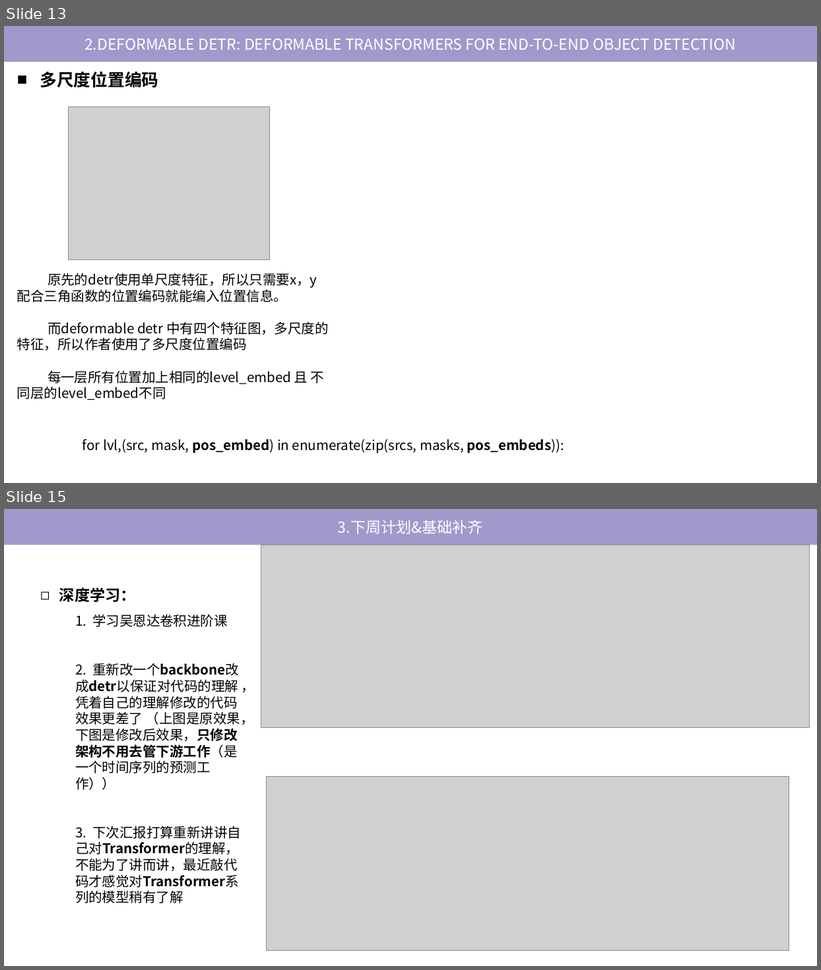
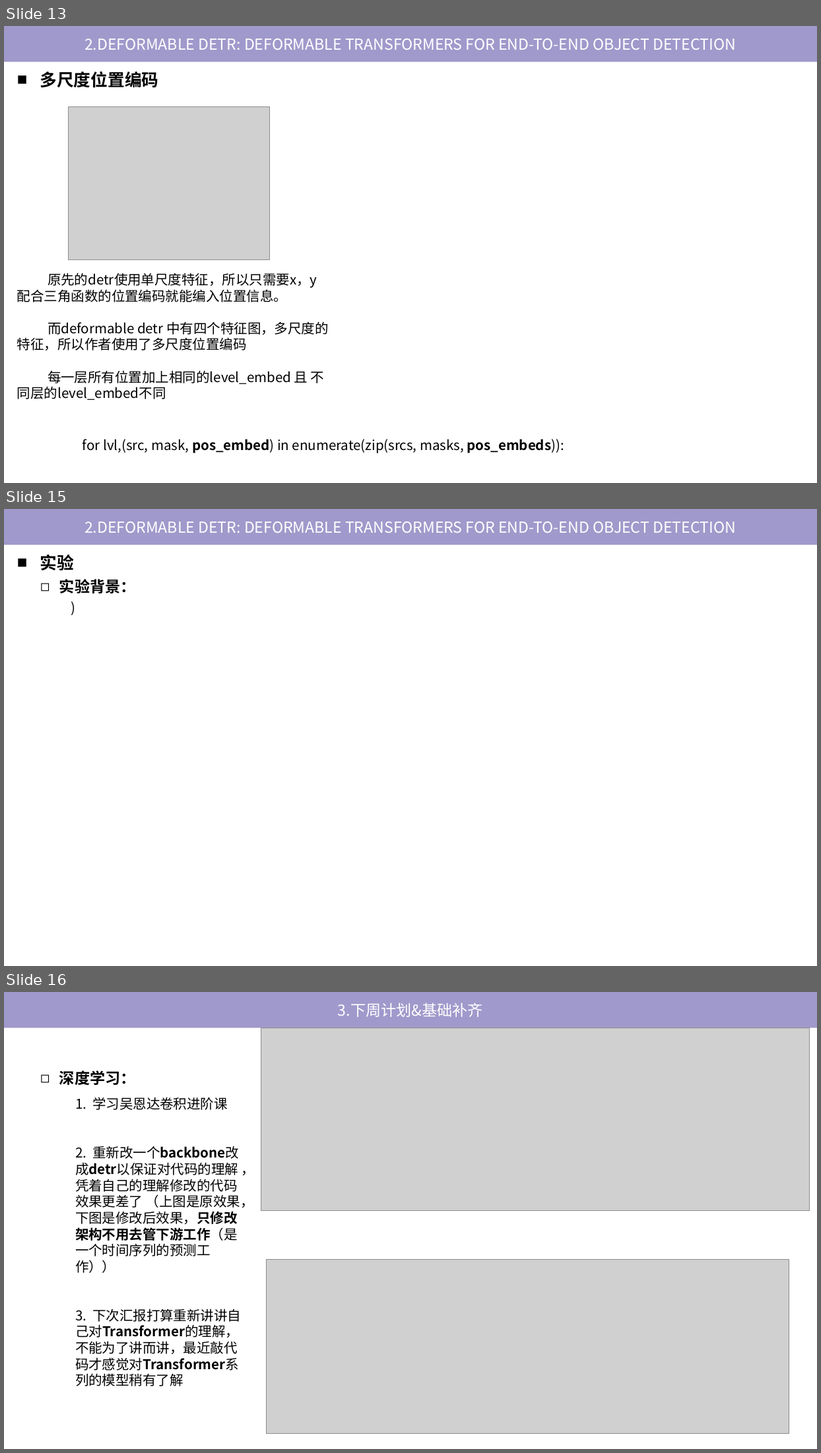
Before and after one commit to tj-messi/cv-computer-visual-tj, a slide deck: 0.组会记录/2024-10-17/report-2024-10-10.pptx. Shown one above the other, each under a label of ours: slides 13 and 15 before the commit, slides 13, 15 and 16 after it; the slides between them are not shown. The pictures are 821x970 and 821x1453 pixels, drawn with LibreOffice and Linux fonts; fonts in the diff are those of the drawing; grey boxes stand for pictures. Boxes give left, top, right and bottom in pixels: in the first picture for what was removed or moved away, otherwise in the second. Text is boxed around its words. In the diff, an @@ line names an element or a change of style, - is before the commit and + after.

```diff
--- a/0.组会记录/2024-10-17/report-2024-10-10.pptx
+++ b/0.组会记录/2024-10-17/report-2024-10-10.pptx
@@ slide 15 added at [4, 509, 817, 966], background #FFFFFF @@
@@ rectangle added at [4, 509, 817, 545], fill #A099CB, 18 pt, text #FFFFFF @@
+2.DEFORMABLE DETR: DEFORMABLE TRANSFORMERS FOR END-TO-END OBJECT DETECTION
@@ text added at [40, 555, 73, 570], 20 pt, text #000000, bold @@
+■ 实验
@@ text added at [59, 579, 135, 593], 18 pt, text #000000, bold @@
+◻ 实验背景：
@@ text added at [65, 596, 817, 619], 16 pt, text #000000 @@
+)
@@ what was slide 15 is now slide 16 @@
```
Also in this commit, not shown: 1 slide changed.
